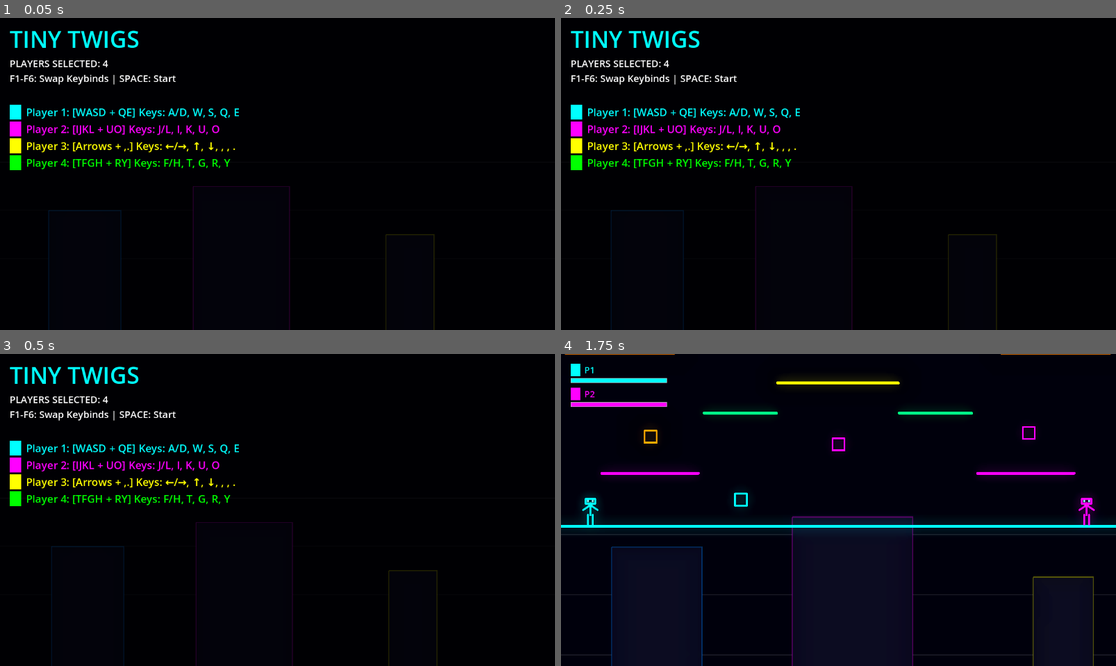
Above: before the commit, frames 1-4 (two rows, left to right).
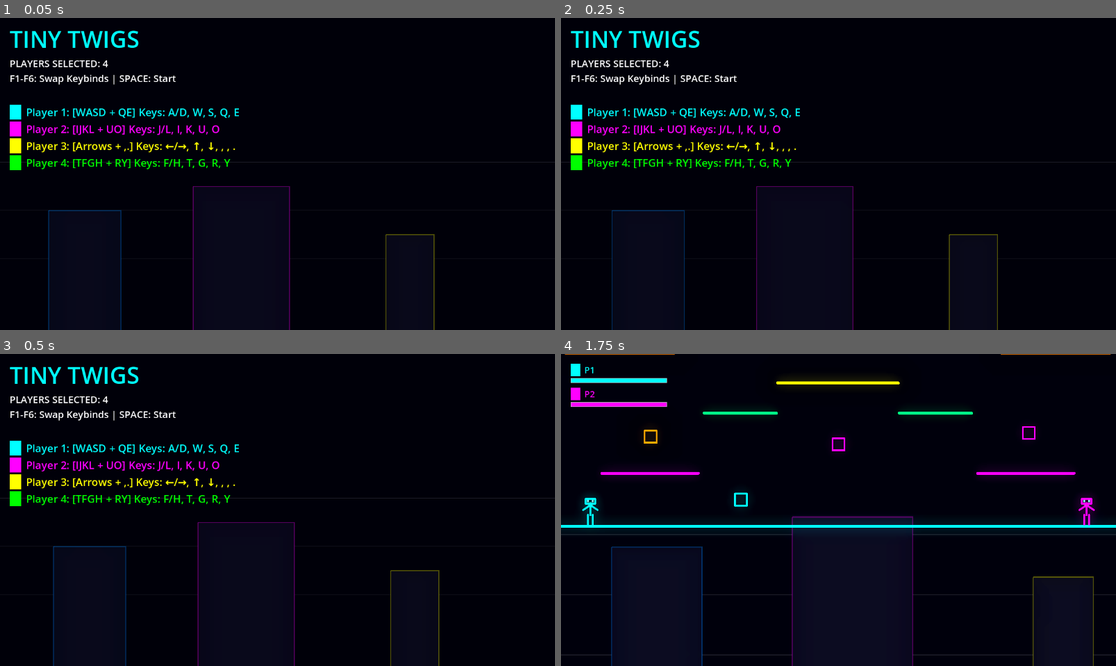
Above: after the commit, the same moments.

Repository: AbstractMelon/tiny-twigs
Game: Godot game, scene res://scenes/menu/menu.tscn
Same seed, same stepped clock (60 frames per second), same inputs: the game is played once before the commit and once after it.
Inputs:
- Up to frame 1 (0.05 s): no input
- Up to frame 2 (0.25 s): no input
- Up to frame 3 (0.5 s): no input
- Up to frame 4 (1.75 s): tap Enter at 0.5 s; hold D from 0.53 s (still down); tap 2 at 0.6 s; tap Space at 0.77, 1.52 s; tap 6 at 1.35 s

The runs differ from the first frame. In frame 1, 0.7% of the frame differs, in the area x 8-79%, y 53-100%; in frame 2, 0.7%; in frame 3, 0.8%, in the area x 9-80%, y 53-100%; in frame 4, nothing differs.

Commit message:
Remove dimmer and merge menu UI into the menu scene

Diff:
--- a/scenes/menu/menu.gd
+++ b/scenes/menu/menu.gd
@@ -1,13 +1,12 @@
 extends Node2D
 
-@onready var ui = $UI
 @onready var parallax_bg = $Background/ParallaxBackground
+@onready var player_selection_list = $MenuUI/PlayerSelectionList
+@onready var control_label = $MenuUI/ControlLabel
 
-var scroll_speed = 50.0
+@export var scroll_speed = 75.0
 
 func _ready():
-	ui.start_menu.show()
-	ui.dimmer.show()
 	_update_ui()
 
 func _process(delta):
@@ -33,11 +32,11 @@
 
 func _update_ui():
 	# Clear existing
-	for child in ui.player_selection_list.get_children():
+	for child in player_selection_list.get_children():
 		child.queue_free()
 
 	# Update title
-	ui.control_label.text = "PLAYERS SELECTED: %d\nF1-F6: Swap Keybinds | SPACE: Start" % GameState.num_players
+	control_label.text = "PLAYERS SELECTED: %d\nF1-F6: Swap Keybinds | SPACE: Start" % GameState.num_players
 
 	# List players
 	for i in range(GameState.num_players):
@@ -45,7 +44,7 @@
 		var sid = GameState.player_schemes[pid]
 
 		var row = HBoxContainer.new()
-		ui.player_selection_list.add_child(row)
+		player_selection_list.add_child(row)
 
 		var color_rect = ColorRect.new()
 		color_rect.custom_minimum_size = Vector2(24, 24)
--- a/scenes/menu/menu.tscn
+++ b/scenes/menu/menu.tscn
@@ -16,6 +16,33 @@
 
 [node name="Background" parent="." instance=ExtResource("2_bg")]
 
+[node name="MenuUI" type="CanvasLayer" parent="."]
+
+[node name="TitleLabel" type="Label" parent="MenuUI"]
+offset_left = 20.0
+offset_top = 10.0
+offset_right = 308.0
+offset_bottom = 77.0
+theme_override_colors/font_color = Color(0, 1, 1, 1)
+theme_override_font_sizes/font_size = 48
+text = "TINY TWIGS"
+
+[node name="ControlLabel" type="Label" parent="MenuUI"]
+offset_left = 20.0
+offset_top = 80.0
+offset_right = 413.0
+offset_bottom = 142.0
+theme_override_font_sizes/font_size = 20
+text = "Press 2-6 to select number of players
+Press F1-F6 to swap keybinds for each player
+SPACE to start"
+
+[node name="PlayerSelectionList" type="VBoxContainer" parent="MenuUI"]
+offset_left = 20.0
+offset_top = 180.0
+offset_right = 420.0
+offset_bottom = 600.0
+
 [node name="UI" parent="." instance=ExtResource("3_ui")]
 
 [node name="Env" type="WorldEnvironment" parent="."]
--- a/ui/game_ui.gd
+++ b/ui/game_ui.gd
@@ -2,52 +2,15 @@
 
 # UI overlay for player info and game state
 
-@onready var dimmer = $Dimmer
-@onready var start_menu = $StartMenu
-@onready var player_selection_list = $StartMenu/PlayerSelectionList
-@onready var control_label = $StartMenu/ControlLabel
 @onready var game_hud = $GameHUD
 @onready var player_status_list = $GameHUD/PlayerStatusList
 
 var player_labels: Array = []
 
 func _ready():
-	# Default state: hide everything, let scenes decide what to show
-	start_menu.hide()
-	dimmer.hide()
 	game_hud.hide()
 
-func update_selection_ui(num_players: int, player_schemes: Dictionary, player_colors: Array):
-	# Clear existing
-	for child in player_selection_list.get_children():
-		child.queue_free()
-
-	# Update title
-	control_label.text = "PLAYERS SELECTED: %d\n1-6: Change Player Count | F1-F6: Swap Keybinds | SPACE: Start" % num_players
-
-	# List players
-	for i in range(num_players):
-		var pid = i + 1
-		var sid = player_schemes[pid]
-
-		var row = HBoxContainer.new()
-		player_selection_list.add_child(row)
-
-		var color_rect = ColorRect.new()
-		color_rect.custom_minimum_size = Vector2(24, 24)
-		color_rect.color = player_colors[i]
-		row.add_child(color_rect)
-
-		var label = Label.new()
-		label.text = " Player %d: [%s] Keys: %s" % [pid, InputManager.get_scheme_name(sid), InputManager.get_control_scheme_text(sid)]
-		label.add_theme_font_size_override("font_size", 22)
-		label.add_theme_color_override("font_color", player_colors[i])
-		row.add_child(label)
-
 func show_game_ui(players: Array):
-	# Hide menu and dim background
-	start_menu.hide()
-	dimmer.hide()
 	game_hud.show()
 
 	# Clear existing status indicators
--- a/ui/game_ui.tscn
+++ b/ui/game_ui.tscn
@@ -5,51 +5,7 @@
 [node name="UI" type="CanvasLayer"]
 script = ExtResource("1_script")
 
-[node name="Dimmer" type="ColorRect" parent="."]
-anchors_preset = 15
-anchor_right = 1.0
-anchor_bottom = 1.0
-grow_horizontal = 2
-grow_vertical = 2
-color = Color(0, 0, 0, 0.588235)
-
-[node name="StartMenu" type="Control" parent="."]
-layout_mode = 3
-anchors_preset = 15
-anchor_right = 1.0
-anchor_bottom = 1.0
-grow_horizontal = 2
-grow_vertical = 2
-
-[node name="TitleLabel" type="Label" parent="StartMenu"]
-layout_mode = 0
-offset_left = 20.0
-offset_top = 10.0
-offset_right = 308.0
-offset_bottom = 77.0
-theme_override_colors/font_color = Color(0, 1, 1, 1)
-theme_override_font_sizes/font_size = 48
-text = "TINY TWIGS"
-
-[node name="ControlLabel" type="Label" parent="StartMenu"]
-layout_mode = 0
-offset_left = 20.0
-offset_top = 80.0
-offset_right = 413.0
-offset_bottom = 142.0
-theme_override_font_sizes/font_size = 20
-text = "PLAYERS SELECTED: %d1-6:
-Change Player Count | F1-F6: Swap Keybinds | SPACE: Start"
-
-[node name="PlayerSelectionList" type="VBoxContainer" parent="StartMenu"]
-layout_mode = 0
-offset_left = 20.0
-offset_top = 180.0
-offset_right = 420.0
-offset_bottom = 600.0
-
 [node name="GameHUD" type="Control" parent="."]
-visible = false
 layout_mode = 3
 anchors_preset = 15
 anchor_right = 1.0
